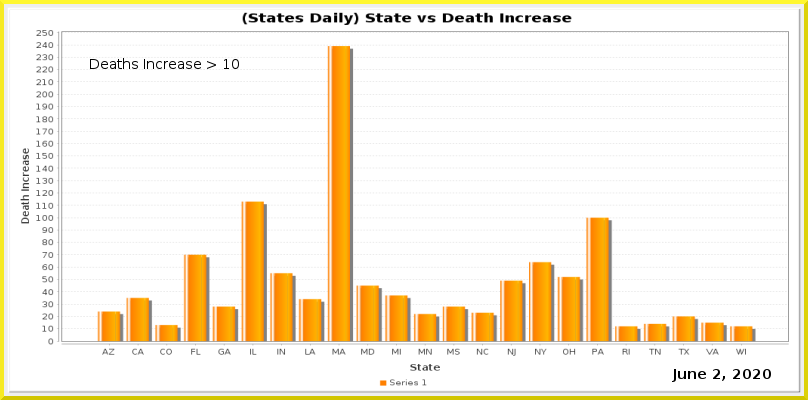
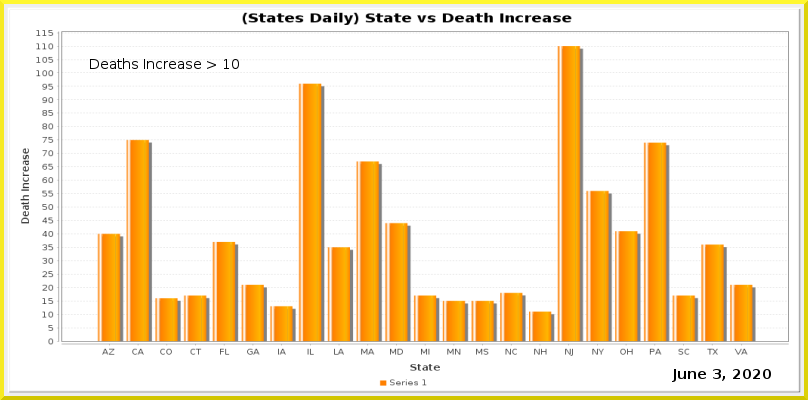
Layers edited between the first and the second 808 x 400 image:
painted on "Current Date" over (x1=713, y1=369, x2=721, y2=379)
painted on "Date_vs_TestIncrease.png" over (x1=36, y1=30, x2=789, y2=356)
